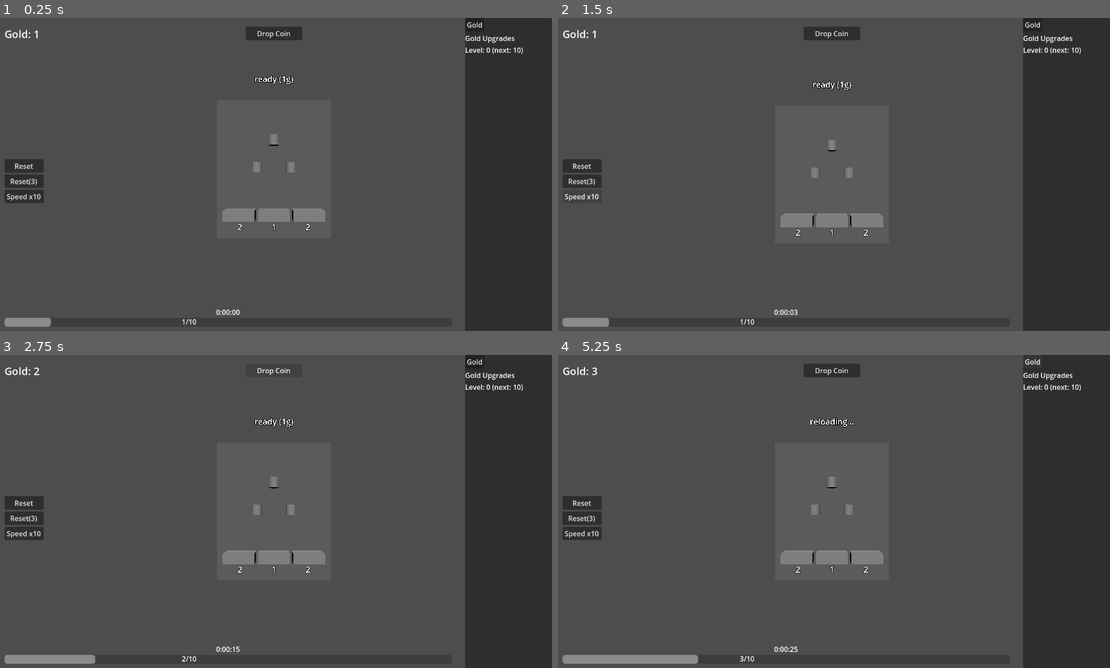
Above: before the commit, frames 1-4 (two rows, left to right).
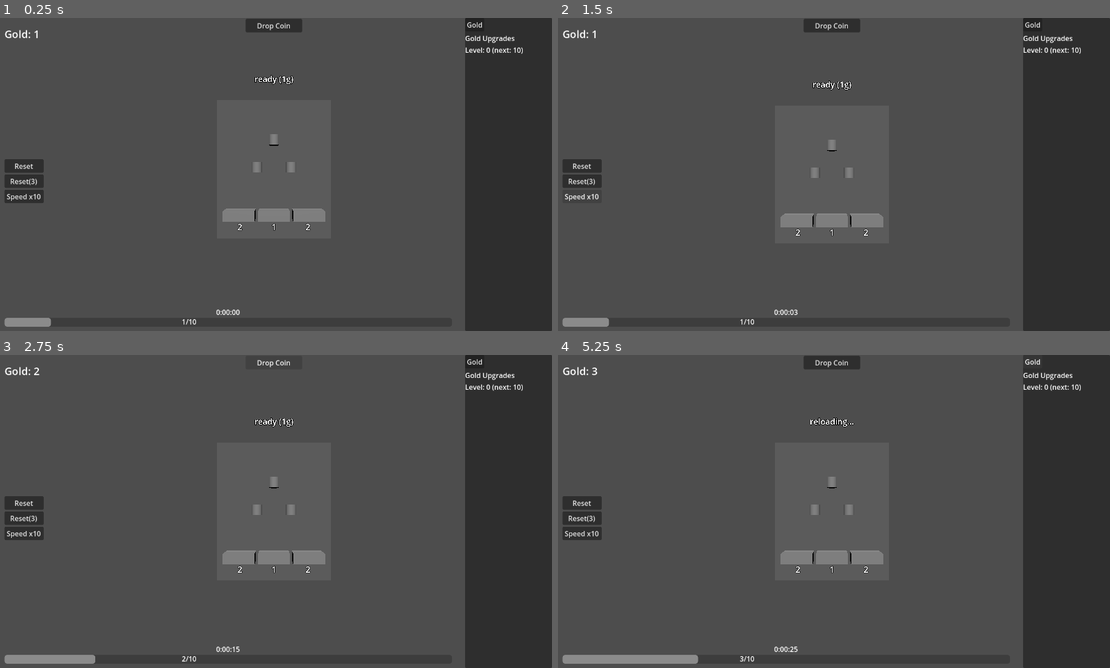
Above: after the commit, the same moments.

Repository: kjbrown-sandbox/pleenko
Game: Godot game, scene res://scenes/main.tscn
Two runs of this game, one before a commit and one after it. Both use one fixed random seed, a clock stepped at 60 frames per second and the inputs below.
Inputs:
- Up to frame 1 (0.25 s): no input
- Up to frame 2 (1.5 s): click "Gold" at 0.5 s; click "Speed x10" at 1.25 s
- Up to frame 3 (2.75 s): click "Drop Coin" at 2 s
- Up to frame 4 (5.25 s): click "Gold" at 2.75 s; click "Speed x10" at 3.5 s; click "Drop Coin" at 4.25 s; click "Gold" at 5 s

The runs differ from the first frame. In frame 1, 0.5% of the frame differs, in the area x 44-55%, y 0-8%; in frame 2, 0.5%; in frame 3, 0.1%; in frame 4, 0.5%.

Commit message:
Update player level requirements and adjust UI button positioning

Diff:
--- a/scripts/main.gd
+++ b/scripts/main.gd
@@ -760,8 +760,8 @@
 			"state": q_state,
 		})
 
-	# Autodropper (level 5)
-	if player_level >= 5:
+	# Autodropper (level 6)
+	if player_level >= 6:
 		var ad_state := "available"
 		if autodropper_level >= autodropper_cap:
 			ad_state = "maxed"
@@ -794,8 +794,8 @@
 		"state": "available" if orange_coin_total >= coin_max_up_cost else "too_expensive",
 	})
 
-	# Add 2 Rows (level 7)
-	if player_level >= 7:
+	# Add 2 Rows (level 9)
+	if player_level >= 9:
 		var row_state := "available"
 		if orange_board and orange_board.num_rows >= orange_row_cap:
 			row_state = "maxed"
@@ -809,8 +809,8 @@
 			"state": row_state,
 		})
 
-	# Bucket Value +2 (level 9)
-	if player_level >= 9:
+	# Bucket Value +2 (level 10)
+	if player_level >= 10:
 		var bv_state := "available"
 		if orange_bucket_value_level >= orange_bucket_value_cap:
 			bv_state = "maxed"
@@ -823,8 +823,8 @@
 			"state": bv_state,
 		})
 
-	# Drop Rate (level 10)
-	if player_level >= 10:
+	# Drop Rate (level 11)
+	if player_level >= 11:
 		var dr_state := "available"
 		if orange_drop_rate_level >= orange_drop_rate_cap:
 			dr_state = "maxed"
@@ -837,8 +837,8 @@
 			"state": dr_state,
 		})
 
-	# Queue +1 (level 11)
-	if player_level >= 11:
+	# Queue +1 (level 12)
+	if player_level >= 12:
 		var q_state := "available" if orange_coin_total >= orange_queue_up_cost else "too_expensive"
 		upgrades.append({
 			"action": "orange_queue_up",
@@ -1141,19 +1141,25 @@
 		4:
 			message = "You have unlocked Queue in the shop."
 		5:
+			message = "An ORANGE ball will be dropped!"
+			action = "orange_ball"
+		6:
 			message = "You have unlocked Autodropper in the shop."
-		6:
+		7:
+			message = "An ORANGE ball will be dropped!"
+			action = "orange_ball"
+		8:
 			message = "You have unlocked Orange Buckets!"
 			action = "orange_buckets"
-		7:
+		9:
 			message = "You have unlocked Add 2 Rows for Orange."
-		8:
+		10:
 			message = "You have unlocked Bucket Value for Orange."
-		9:
+		11:
 			message = "You have unlocked Drop Rate for Orange."
-		10:
+		12:
 			message = "You have unlocked Queue for Orange."
-		11:
+		13:
 			message = "You have unlocked Red Buckets on the Orange board!"
 			action = "red_buckets"
 		_:
@@ -1514,7 +1520,7 @@
 			red_board._build_board()
 
 	# --- Refresh all UI ---
-	if player_level >= 7:
+	if player_level >= 8:
 		ui.show_coin_max = true
 	if regular_board.orange_buckets_enabled:
 		ui.show_unrefined_orange()
--- a/scripts/plinko_board.gd
+++ b/scripts/plinko_board.gd
@@ -18,7 +18,7 @@
 const LABEL_OFFSET_Y := 0.35
 const ORANGE_THRESHOLD := 4
 const RED_THRESHOLD := 7
-const ORANGE_ROW_GATE := 8
+const ORANGE_ROW_GATE := 6
 const RED_ROW_GATE := 12
 
 var num_rows: int = 0
--- a/scripts/ui.gd
+++ b/scripts/ui.gd
@@ -83,8 +83,8 @@
 	spawn_btn_container.anchor_bottom = 0.0
 	spawn_btn_container.offset_left = -65.0
 	spawn_btn_container.offset_right = 65.0
-	spawn_btn_container.offset_top = 20.0
-	spawn_btn_container.offset_bottom = 80.0
+	spawn_btn_container.offset_top = 2.0
+	spawn_btn_container.offset_bottom = 62.0
 	add_child(spawn_btn_container)
 
 	drop_unrefined_btn = Button.new()
